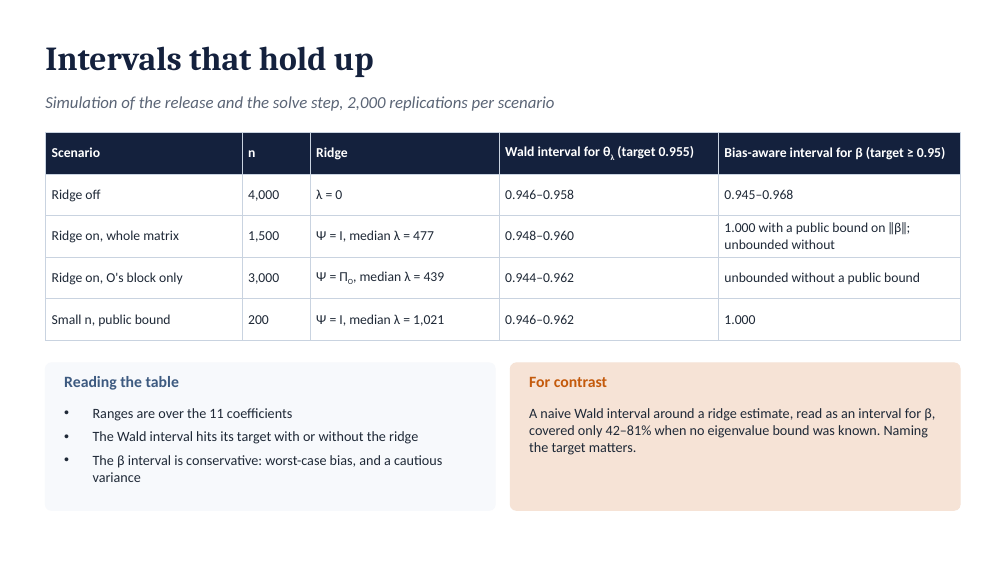
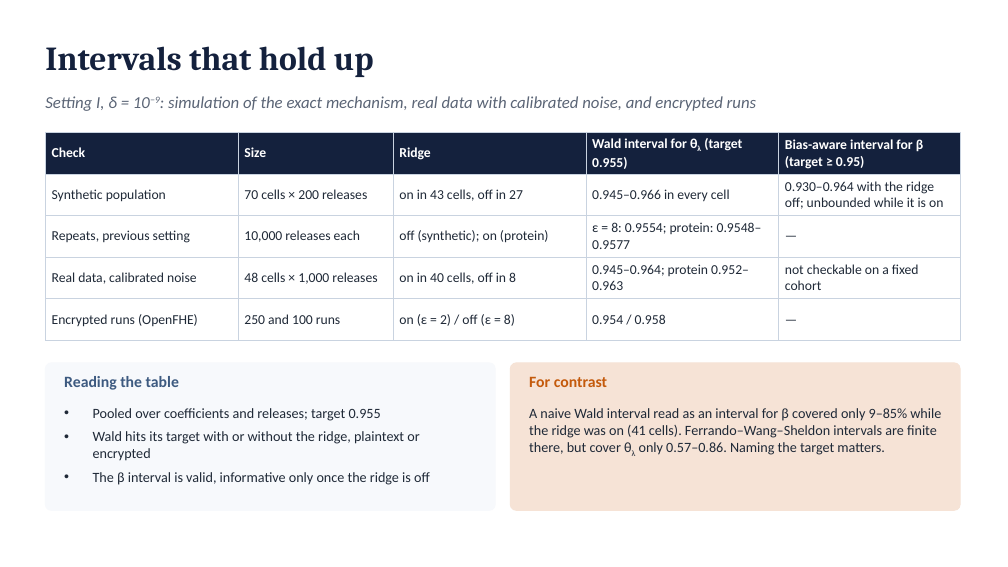
Before and after one commit to shukabh/VerticalFederatedRegression, a slide deck: slide 45 of slides/vfl_intro_deck.pptx (slide 39 before the commit). Drawn at 1008x567 pixels with LibreOffice and Linux fonts; fonts in the diff are those of the drawing. Boxes give left, top, right and bottom in pixels: in the first picture for what was removed or moved away, otherwise in the second. Text is boxed around its words. In the diff, an @@ line names an element or a change of style, - is before the commit and + after.

```diff
--- a/slides/vfl_intro_deck.pptx
+++ b/slides/vfl_intro_deck.pptx
@@ text at (45, 96, 756, 111): text changed @@
-Simulation of the release and the solve step, 2,000 replications per scenario
+Setting I, δ = 10−9: simulation of the exact mechanism, real data with calibrated noise, and encrypted runs
@@ table at (45, 132, 960, 331) @@
-row 1, column 1: Scenario
+row 1, column 1: Check
-row 1, column 2: n
+row 1, column 2: Size
-row 2: Ridge off | 4,000 | λ = 0 | 0.946–0.958 | 0.945–0.968
+row 2: Synthetic population | 70 cells × 200 releases | on in 43 cells, off in 27 | 0.945–0.966 in every cell | 0.930–0.964 with the ridge off; unbounded while it is on
-row 3: Ridge on, whole matrix | 1,500 | Ψ = I, median λ = 477 | 0.948–0.960 | 1.000 with a public bound on ‖β‖; unbounded without
+row 3: Repeats, previous setting | 10,000 releases each | off (synthetic); on (protein) | ε = 8: 0.9554; protein: 0.9548–0.9577 | —
-row 4: Ridge on, O's block only | 3,000 | Ψ = ΠO, median λ = 439 | 0.944–0.962 | unbounded without a public bound
+row 4: Real data, calibrated noise | 48 cells × 1,000 releases | on in 40 cells, off in 8 | 0.945–0.964; protein 0.952–0.963 | not checkable on a fixed cohort
-row 5: Small n, public bound | 200 | Ψ = I, median λ = 1,021 | 0.946–0.962 | 1.000
+row 5: Encrypted runs (OpenFHE) | 250 and 100 runs | on (ε = 2) / off (ε = 8) | 0.954 / 0.958 | —
@@ text at (93, 408, 430, 485): text changed @@
-• Ranges are over the 11 coefficients
-• The Wald interval hits its target with or without the ridge
-• The β interval is conservative: worst-case bias, and a cautious variance
+• Pooled over coefficients and releases; target 0.955
+• Wald hits its target with or without the ridge, plaintext or encrypted
+• The β interval is valid, informative only once the ridge is off
@@ text at (529, 408, 941, 455): text changed @@
-A naive Wald interval around a ridge estimate, read as an interval for β, covered only 42–81% when no eigenvalue bound was known. Naming the target matters.
+A naive Wald interval read as an interval for β covered only 9–85% while the ridge was on (41 cells). Ferrando–Wang–Sheldon intervals are finite there, but cover θλ only 0.57–0.86. Naming the target matters.
```
Also in this commit, not shown: 24 other slides changed, 12 slides added, 5 slides removed, 1 other file.
